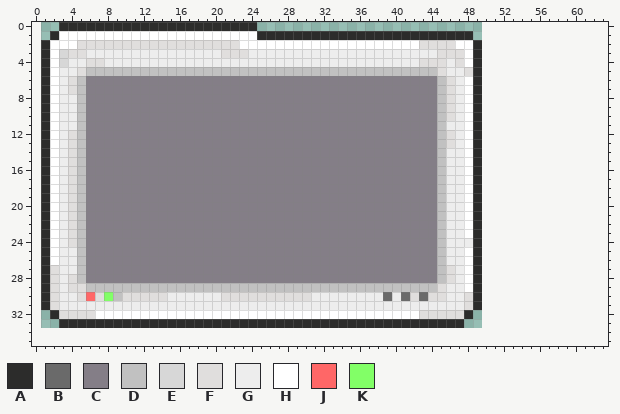
A pixel-art file gets an edit: asperite/main/computer_screen_border.aseprite. That is the earlier state.
49x34 pixels, 1 frame. Colours within 5 levels of each other are drawn and written as one. The old version is drawn lined up with the new one, on the new canvas.
Palette (. is transparent): A #2c2c2b  B #6a6a6a  C #847e87  D #c1c1c1  E #d7d7d7  F #e0dedd  G #ededed  H #ffffff  J #ff6767  K #82ff67
Pixels before, first column x 1:
 0 ..AAAAAAAAAAAAAAAAAAAAAA.........................
 1 .AHHHHHHHHHHHHHHHHHHHHHHAAAAAAAAAAAAAAAAAAAAAAAA.
 2 AHHHFFFFFFFFFFFFFFFFFFHHHHHHHHHHHHHHHHHHHHFFFFHHA
 3 AHEFFGGGGGGGGGGGGGGGFFFGGGGGGGGGGGGGGGGGGGGGFFFHA
 4 AHEGGFFGGGGGGGGGGGGGGGGGGGGGGGGGGGGGGGGGGGFFFGFHA
 5 AHGGFDDDDDDDDDDDDDDDDDDDDDDDDDDDDDDDDDDDDDDDFGGFA
 6 AHGFDCCCCCCCCCCCCCCCCCCCCCCCCCCCCCCCCCCCCCCCDFGHA
 7 AHGFDCCCCCCCCCCCCCCCCCCCCCCCCCCCCCCCCCCCCCCCDFGHA
 8 AHGGDCCCCCCCCCCCCCCCCCCCCCCCCCCCCCCCCCCCCCCCDFGHA
 9 AHGGDCCCCCCCCCCCCCCCCCCCCCCCCCCCCCCCCCCCCCCCDFGHA
10 AHGGDCCCCCCCCCCCCCCCCCCCCCCCCCCCCCCCCCCCCCCCDFGHA
11 AHGGDCCCCCCCCCCCCCCCCCCCCCCCCCCCCCCCCCCCCCCCDGGHA
12 AHGFDCCCCCCCCCCCCCCCCCCCCCCCCCCCCCCCCCCCCCCCDFGHA
13 AHGFDCCCCCCCCCCCCCCCCCCCCCCCCCCCCCCCCCCCCCCCDFGHA
14 AHGFDCCCCCCCCCCCCCCCCCCCCCCCCCCCCCCCCCCCCCCCDGGHA
15 AHGFDCCCCCCCCCCCCCCCCCCCCCCCCCCCCCCCCCCCCCCCDGGHA
16 AHGFDCCCCCCCCCCCCCCCCCCCCCCCCCCCCCCCCCCCCCCCDGGHA
17 AHGFDCCCCCCCCCCCCCCCCCCCCCCCCCCCCCCCCCCCCCCCDGGHA
18 AHGFDCCCCCCCCCCCCCCCCCCCCCCCCCCCCCCCCCCCCCCCDGGHA
19 AHGFDCCCCCCCCCCCCCCCCCCCCCCCCCCCCCCCCCCCCCCCDGGHA
20 AHGFDCCCCCCCCCCCCCCCCCCCCCCCCCCCCCCCCCCCCCCCDGGHA
21 AHGFDCCCCCCCCCCCCCCCCCCCCCCCCCCCCCCCCCCCCCCCDGGHA
22 AHGFDCCCCCCCCCCCCCCCCCCCCCCCCCCCCCCCCCCCCCCCDGGHA
23 AHGFDCCCCCCCCCCCCCCCCCCCCCCCCCCCCCCCCCCCCCCCDGGHA
24 AHGFDCCCCCCCCCCCCCCCCCCCCCCCCCCCCCCCCCCCCCCCDGGGA
25 AHGGDCCCCCCCCCCCCCCCCCCCCCCCCCCCCCCCCCCCCCCCDGGHA
26 AHGGDCCCCCCCCCCCCCCCCCCCCCCCCCCCCCCCCCCCCCCCDGGHA
27 AFGGDCCCCCCCCCCCCCCCCCCCCCCCCCCCCCCCCCCCCCCCDFGHA
28 AFGFDCCCCCCCCCCCCCCCCCCCCCCCCCCCCCCCCCCCCCCCDFGHA
29 AFGFFDDDDDDDDDDDDDDDDDDDDDDDDDDDDDDDDDDDDDDDFGGHA
30 AFGGFJFKDFFFFFGGGGGGFFFFFFFFFFGGGGGGGGBGBFBFFGGFA
31 AFGGGGGGGGGGGGGGGGGGGGGGGGGGGGGGGGGGGGGGGGGGGGGFA
32 .AFFFFHHHHHHHHHHHHHHHHHHHHHHHHHHHHHHHHHHHHFFFFFA.
33 ..AAAAAAAAAAAAAAAAAAAAAAAAAAAAAAAAAAAAAAAAAAAAA..
The result:
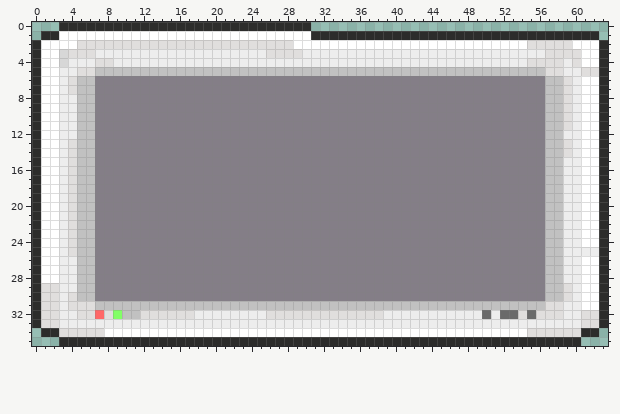
Diff:
canvas 49x34 -> 64x36, the old top-left corner now at 1,0
Changed rows in their new state; - is an unchanged pixel.
first column x 0:
 0 -------------------------AAAAAA---------------------------------
 1 -A-----------------------HHHHHH------------------AAAAAAAAAAAAAA-
 2 AH---------------------FFFFFF--------------HHHH--HHHHHHFFFFFHHHA
 3 AH----F--------------GGG--FFFF---------------GGGGGGGGGGGGFFFFHHA
 4 AH----G-F----------------------------------GGG-GGGGGGGGFFFFGFHHA
 5 AH----F--------------------------------------DDDDDDDDDDDDFFGGFFA
 6 AH----D--------------------------------------CCCCCCCCCCCCDDFGHHA
 7 AH----D--------------------------------------CCCCCCCCCCCCDDFGHHA
 8 AH----D--------------------------------------CCCCCCCCCCCCDDFGHHA
 9 AH----D--------------------------------------CCCCCCCCCCCCDDFGHHA
10 AH----D--------------------------------------CCCCCCCCCCCCDDFGHHA
11 AH----D--------------------------------------CCCCCCCCCCCCDDFGHHA
12 AH--G-D--------------------------------------CCCCCCCCCCCCDDGGHHA
13 AH----D--------------------------------------CCCCCCCCCCCCDDFGHHA
14 AH----D--------------------------------------CCCCCCCCCCCCDDFGHHA
15 AH----D--------------------------------------CCCCCCCCCCCCDDGGHHA
16 AH----D--------------------------------------CCCCCCCCCCCCDDGGHHA
17 AH----D--------------------------------------CCCCCCCCCCCCDDGGHHA
18 AH----D--------------------------------------CCCCCCCCCCCCDDGGHHA
19 AH----D--------------------------------------CCCCCCCCCCCCDDGGHHA
20 AH----D--------------------------------------CCCCCCCCCCCCDDGGHHA
21 AH----D--------------------------------------CCCCCCCCCCCCDDGGHHA
22 AH----D--------------------------------------CCCCCCCCCCCCDDGGHHA
23 AH----D--------------------------------------CCCCCCCCCCCCDDGGHHA
24 AH----D--------------------------------------CCCCCCCCCCCCDDGGHHA
25 AH--F-D--------------------------------------CCCCCCCCCCCCDDGGGGA
26 AH----D--------------------------------------CCCCCCCCCCCCDDGGHHA
27 AHH---D--------------------------------------CCCCCCCCCCCCDDGGHHA
28 AHH-G-D--------------------------------------CCCCCCCCCCCCDDGGHHA
29 AF--GD-CCCCCCCCCCCCCCCCCCCCCCCCCCCCCCCCCCCCCCCCCCCCCCCCCCDDFGHHA
30 AF--FDDCCCCCCCCCCCCCCCCCCCCCCCCCCCCCCCCCCCCCCCCCCCCCCCCCCDDFGHHA
31 AF--FFFDDDDDDDDDDDDDDDDDDDDDDDDDDDDDDDDDDDDDDDDDDDDDDDDDDFFGGHHA
32 AFFGG--JFKDDFFFFFFGGGGGGGGFFFFFFFFFFFFFGGGGGGGGGGGBGBBFBFFFGGFFA
33 AFFGGGGGGGGGGGGGGGGGGGGGGGGGGGGGGGGGGGGGGGGGGGGGGGGGGGGGGGGGGFFA
34 -AAFFFFFHHHHHHHHHHHHHHHHHHHHHHHHHHHHHHHHHHHHHHHHHHHHHHHFFFFFFAA-
35 ---AAAAAAAAAAAAAAAAAAAAAAAAAAAAAAAAAAAAAAAAAAAAAAAAAAAAAAAAAA---
Changed places in both pictures, as pixel boxes (x1, y1, x2, y2):
changed: (32, 22, 608, 346)
